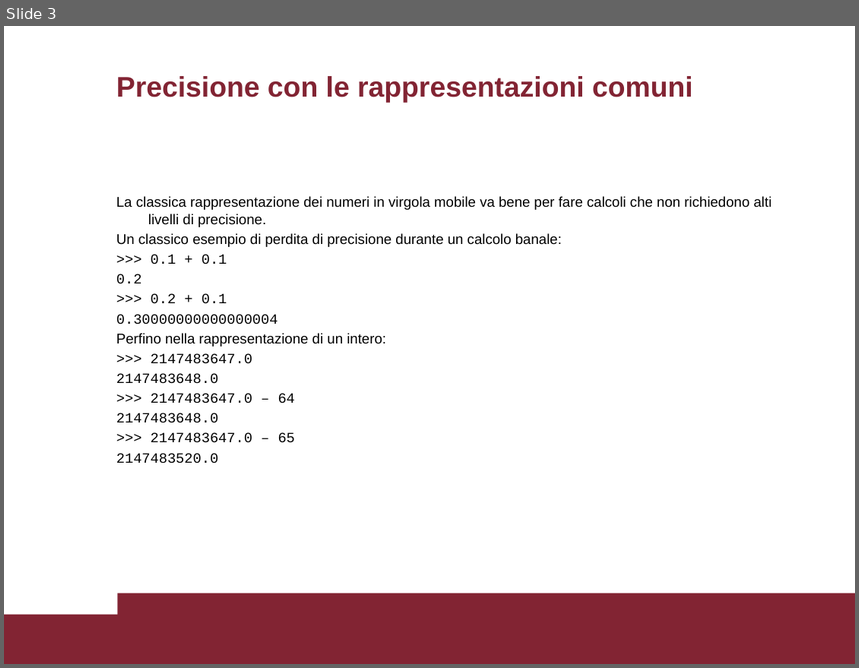
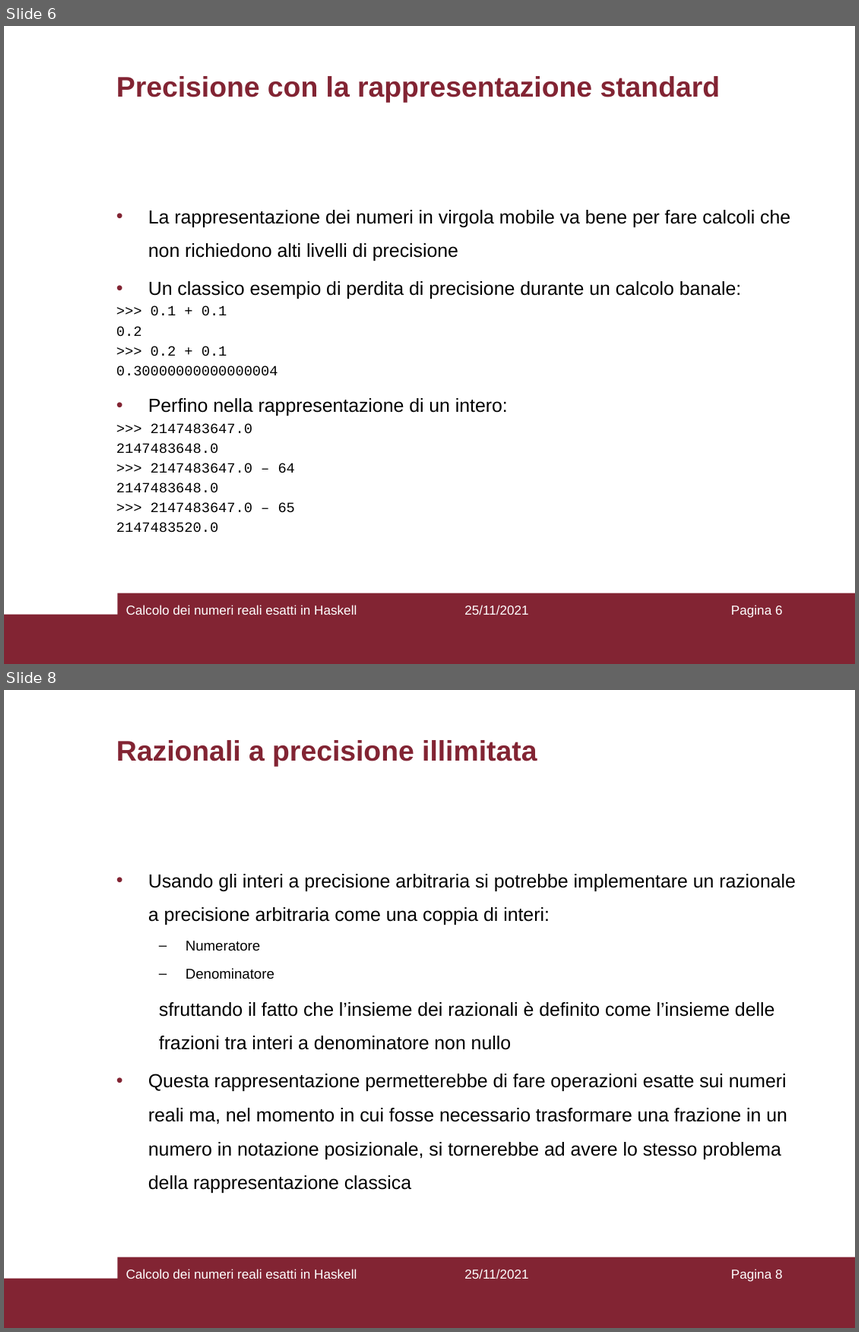
Before and after one commit to Princic-1837592/bachelor-degree-thesis, a slide deck: relazione/presentazione.pptx. Shown one above the other, each under a label of ours: slide 3 before the commit, slides 6 and 8 after it; the slides between them are not shown. The pictures are 859x668 and 859x1332 pixels, drawn with LibreOffice and Linux fonts; fonts in the diff are those of the drawing. Boxes give left, top, right and bottom in pixels: in the first picture for what was removed or moved away, otherwise in the second. Text is boxed around its words. In the diff, an @@ line names an element or a change of style, - is before the commit and + after.

```diff
--- a/relazione/presentazione.pptx
+++ b/relazione/presentazione.pptx
@@ slide 8 added at (4, 690, 855, 1328), background #FFFFFF; not listed: 2 template elements that a slide beside it also shows @@
@@ title added at (116, 740, 537, 766), 24 pt, text #822433, bold @@
+Razionali a precisione illimitata
@@ text added at (148, 874, 796, 1193), 16 pt, text #000000 @@
+• Usando gli interi a precisione arbitraria si potrebbe implementare un razionale a precisione arbitraria come una coppia di interi:
+  – Numeratore
+  – Denominatore
+  sfruttando il fatto che l’insieme dei razionali è definito come l’insieme delle frazioni tra interi a denominatore non nullo
+• Questa rappresentazione permetterebbe di fare operazioni esatte sui numeri reali ma, nel momento in cui fosse necessario trasformare una frazione in un numero in notazione posizionale, si tornerebbe ad avere lo stesso problema della rappresentazione classica
@@ text added at (126, 1269, 357, 1279), 11 pt, text #FFFFFF @@
+Calcolo dei numeri reali esatti in Haskell
@@ text added at (465, 1269, 528, 1279), 11 pt, text #FFFFFF @@
+25/11/2021
@@ page number added at (731, 1269, 783, 1282), 11 pt, text #FFFFFF @@
+Pagina 8
@@ what was slide 3 is now slide 6 @@
@@ slide 6 changed as well @@
@@ title at (116, 76, 721, 102): text changed @@
-Precisione con le rappresentazioni comuni
+Precisione con la rappresentazione standard
@@ text at (148, 210, 791, 261): text changed; size 12 to 16 pt @@
-La classica rappresentazione dei numeri in virgola mobile va bene per fare calcoli che non richiedono alti livelli di precisione.
+• La rappresentazione dei numeri in virgola mobile va bene per fare calcoli che non richiedono alti livelli di precisione
@@ text at (148, 281, 741, 416): size 12 to 16 pt in "Un classico esempio di perdita di precisione ...", "Perfino nella rappresentazione di un intero:"; bullet none to •; line spacing 1 to 1.5 @@
@@ text added at (126, 605, 357, 615), 11 pt, text #FFFFFF @@
+Calcolo dei numeri reali esatti in Haskell
@@ text added at (465, 605, 528, 615), 11 pt, text #FFFFFF @@
+25/11/2021
@@ page number added at (731, 605, 783, 618), 11 pt, text #FFFFFF @@
+Pagina 6
```
Also in this commit, not shown: 5 other slides changed, 7 other slides added, 2 other files.
